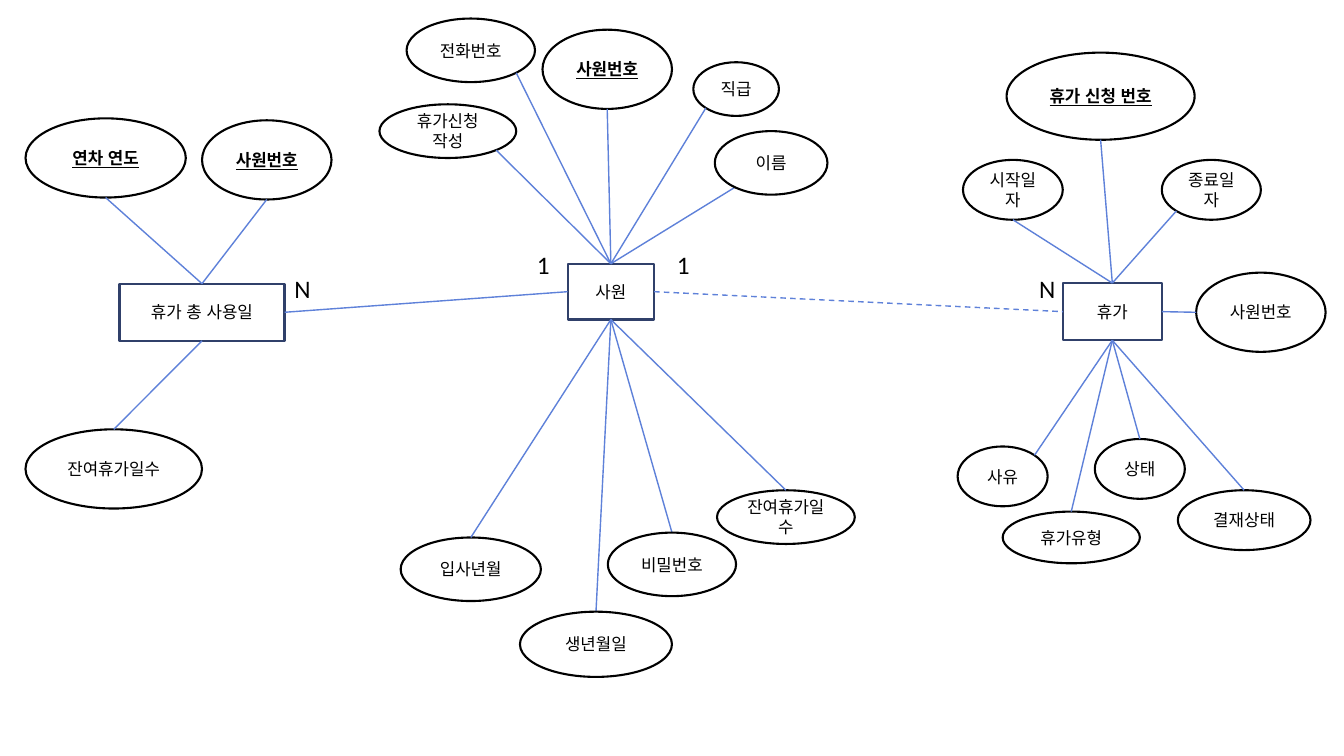
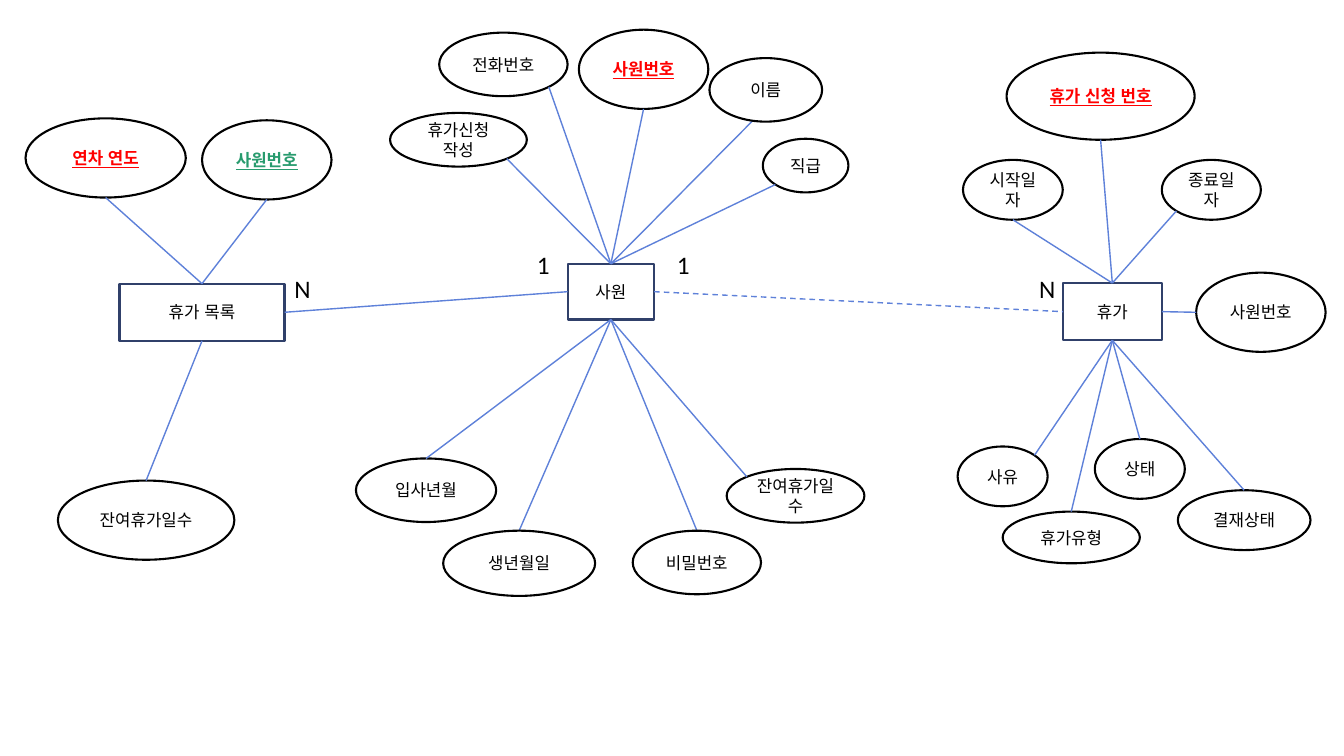
Before and after one commit to 92choihyojin/HyoHub, a slide deck: slide 1 of 휴가 테이블.pptx. Drawn at 1344x756 pixels with LibreOffice and Linux fonts; fonts in the diff are those of the drawing. Boxes give left, top, right and bottom in pixels: in the first picture for what was removed or moved away, otherwise in the second. Text is boxed around its words. In the diff, an @@ line names an element or a change of style, - is before the commit and + after.

Commit message:
ppt 수정

```diff
--- a/휴가 테이블.pptx
+++ b/휴가 테이블.pptx
@@ text colour #000000 to #FF0000 in 3 elements at [1007, 52, 1196, 139], [25, 118, 186, 198], [579, 29, 708, 109] @@
@@ ellipse "사원번호": place and size @@
-ellipse "사원번호" at [542, 29, 671, 109]
+ellipse "사원번호" at [579, 29, 708, 109]
@@ ellipse "전화번호": place and size @@
-ellipse "전화번호" at [406, 18, 534, 82]
+ellipse "전화번호" at [440, 32, 568, 96]
@@ ellipse "이름": place and size @@
-ellipse "이름" at [715, 131, 828, 195]
+ellipse "이름" at [710, 58, 823, 122]
@@ line moved from (611, 264) - (516, 73) to (611, 264) - (548, 87) @@
@@ line moved from (611, 264) - (812, 140) to (611, 264) - (806, 68) @@
@@ ellipse "휴가신청": place and size @@
-ellipse "휴가신청" at [379, 104, 516, 157]
+ellipse "휴가신청" at [390, 113, 527, 166]
@@ line moved from (611, 264) - (607, 109) to (611, 264) - (643, 109) @@
@@ ellipse "사원번호" at [202, 120, 331, 200]: text colour #000000 to #289B6E @@
@@ ellipse "직급": place and size @@
-ellipse "직급" at [694, 63, 779, 116]
+ellipse "직급" at [763, 139, 849, 193]
@@ line moved from (611, 264) - (496, 150) to (611, 264) - (507, 158) @@
@@ line moved from (611, 264) - (706, 108) to (611, 264) - (775, 185) @@
@@ text in rectangle at [169, 304, 235, 320]: text changed @@
-휴가 총 사용일
+휴가 목록
@@ line moved from (471, 537) - (611, 320) to (426, 459) - (611, 320) @@
@@ line moved from (611, 320) - (596, 612) to (611, 320) - (519, 530) @@
@@ line moved from (611, 320) - (673, 532) to (611, 320) - (697, 530) @@
@@ line moved from (611, 320) - (786, 490) to (611, 320) - (747, 477) @@
@@ line moved from (202, 341) - (114, 430) to (202, 341) - (146, 481) @@
@@ ellipse "입사년월": place and size @@
-ellipse "입사년월" at [401, 537, 541, 601]
+ellipse "입사년월" at [356, 459, 496, 522]
@@ ellipse "잔여휴가일수": place and size @@
-ellipse "잔여휴가일수" at [717, 490, 855, 543]
+ellipse "잔여휴가일수" at [727, 469, 865, 522]
@@ ellipse "잔여휴가일수": place and size @@
-ellipse "잔여휴가일수" at [25, 430, 202, 509]
+ellipse "잔여휴가일수" at [57, 481, 234, 561]
@@ ellipse "생년월일": place and size @@
-ellipse "생년월일" at [520, 612, 673, 678]
+ellipse "생년월일" at [444, 530, 596, 596]
@@ ellipse "비밀번호": place and size @@
-ellipse "비밀번호" at [608, 532, 736, 596]
+ellipse "비밀번호" at [633, 530, 761, 594]
```
